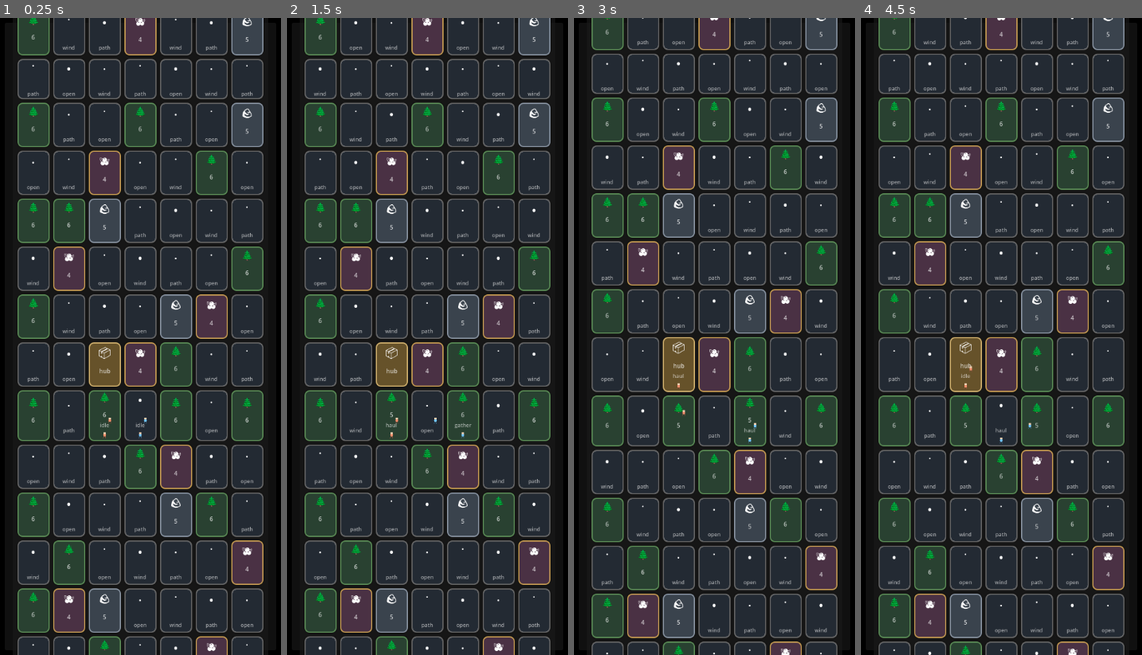
Above: before the commit, frames 1-4 (left to right).
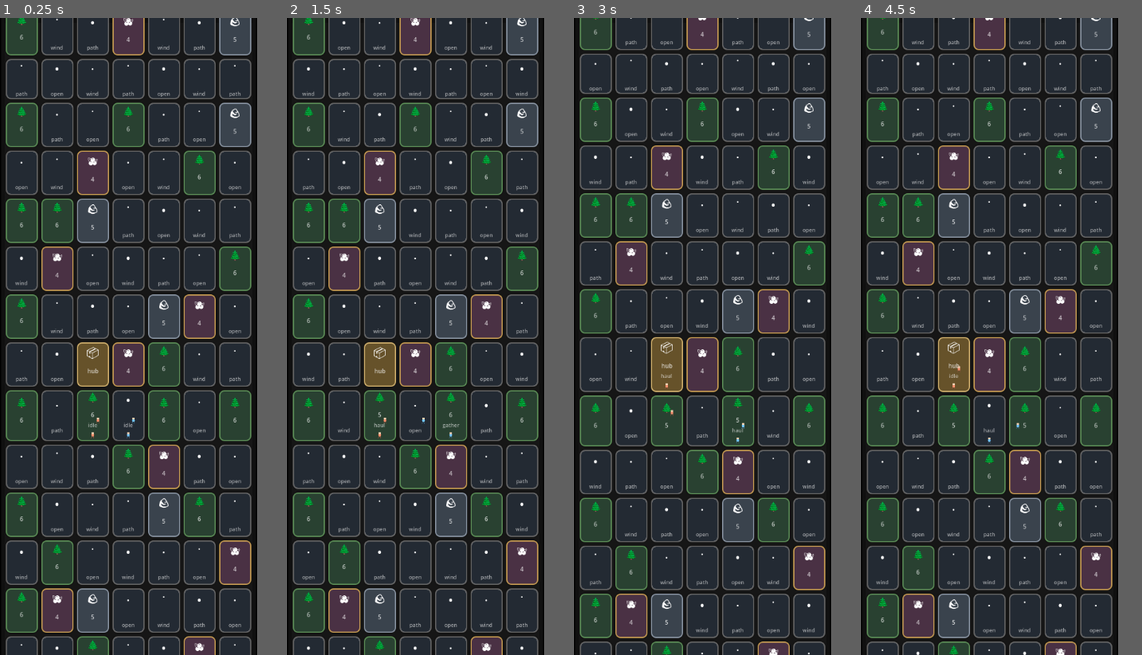
Above: after the commit, the same moments.

Repository: misospace/windowstead
Game: Godot game, scene res://scenes/main.tscn
The game is run twice, just before and just after one commit, with the same random seed, the same clock (stepped at 60 frames per second) and the same inputs.
Inputs (mouse positions are in pixels of both pictures, inside the frame that each line leads up to):
- Up to frame 1 (0.25 s): no input
- Up to frame 2 (1.5 s): tap Enter at 0.5 s; move the mouse to (489, 304) at 0.52 s; click (489, 304) at 0.67 s; tap Space at 1.25 s; move the mouse to (371, 368) at 1.27 s; click (371, 368) at 1.42 s
- Up to frame 3 (3 s): tap Enter at 2 s; move the mouse to (742, 196) at 2.02 s; click (742, 196) at 2.17 s; tap Space at 2.75 s; move the mouse to (700, 463) at 2.77 s; click (700, 463) at 2.92 s
- Up to frame 4 (4.5 s): tap Enter at 3.5 s; move the mouse to (1085, 432) at 3.52 s; click (1085, 432) at 3.67 s; tap Space at 4.25 s; move the mouse to (917, 240) at 4.27 s; click (917, 240) at 4.42 s
In our replay, the window is 353x800 before the commit and 323x800 after it. These sizes can differ from the game's own. Grey fills any space a smaller window leaves; there, only what the larger window draws over its background counts as a difference.

The runs differ from the first frame. In frame 1, 40% of the frame differs, in the area x 1-94%, y 0-100%; in frame 2, 40%; in frame 3, 40%; in frame 4, 40%.

Commit message:
windowstead #40: reduce vertical dock padding to hug tile column

Diff:
--- a/scripts/main.gd
+++ b/scripts/main.gd
@@ -12,7 +12,7 @@
 const VERTICAL_TILE_BASE_PX := 48.0
 const WORLD_PANEL_PADDING := Vector2i(16, 16)
 const BOTTOM_DOCK_PADDING := Vector2i(32, 72)
-const VERTICAL_DOCK_PADDING := Vector2i(60, 120)
+const VERTICAL_DOCK_PADDING := Vector2i(20, 120)
 const WORKER_NAMES := ["Jun", "Mara"]
 const BASE_TICK_SECONDS := 0.9
 const EVENT_INTERVAL_TICKS := 66
